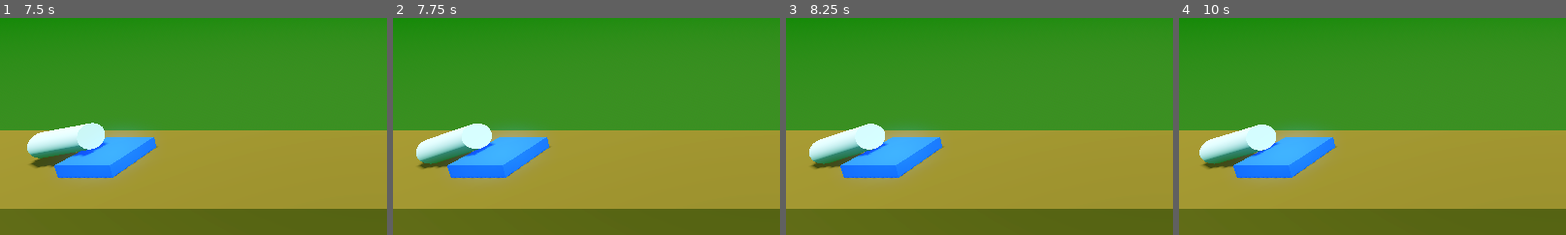
Above: before the commit, frames 1-4 (left to right).
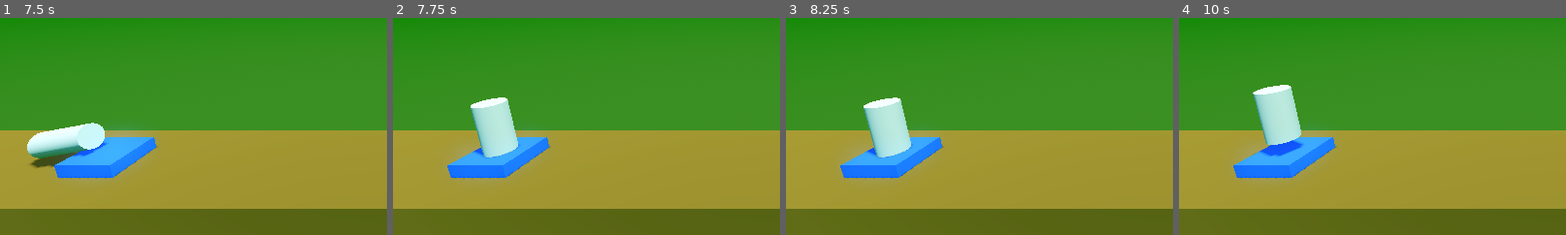
Above: after the commit, the same moments.

Repository: MateuszKosowski/Rocket-Game
Game: Godot game, scene res://scenes/lvl/level.tscn
The game is run twice, just before and just after one commit, with the same random seed, the same clock (stepped at 60 frames per second) and the same inputs.
Inputs:
- Up to frame 1 (7.5 s): tap Enter at 0.5, 2, 5 s; hold D (Right) 0.53-1.28 s; tap Space at 1.25, 2.75, 5.75 s; hold A (Left) 1.28-2.03 s; hold D (Right) 2.03-2.78 s; hold W (Up) 2.78-3.53 s; hold A (Left) 3.53-5.78 s; hold D (Right) 5.78-6.53 s; hold W (Up) 6.53-7.28 s; hold D (Right) from 7.28 s (still down)
- Up to frame 2 (7.75 s): keep holding D (Right)
- Up to frame 3 (8.25 s): release D (Right) at 8.03 s; hold A (Left) from 8.03 s (still down)
- Up to frame 4 (10 s): release A (Left) at 9.53 s; hold W (Up) from 9.53 s (still down)
The pictures show only the part of the screen within x 0-50%, y 42-92%; the shares and areas given below are measured in that part.

Frame 1 is identical in both runs. In frame 2, 4.7% of the frame differs, in the area x 6-33%, y 36-70%; in frame 3, 4.7%; in frame 4, 5.2%, in the area x 5-33%, y 30-70%.

Commit message:
Add reload, quit func

Diff:
--- a/scenes/player/Player.gd
+++ b/scenes/player/Player.gd
@@ -22,7 +22,16 @@
 
 func _on_body_entered(body: Node) -> void:
 	if body.is_in_group("Win"):
-		print("You win bro!")
+		complete_lvl()
 
 	elif body.is_in_group("Lose"):
-		print("Try again!")
+		rocket_crash()
+
+
+func rocket_crash() -> void:
+	print("BOOOM!")
+	get_tree().reload_current_scene()
+
+func complete_lvl() -> void:
+	print("You win")
+	get_tree().quit()
